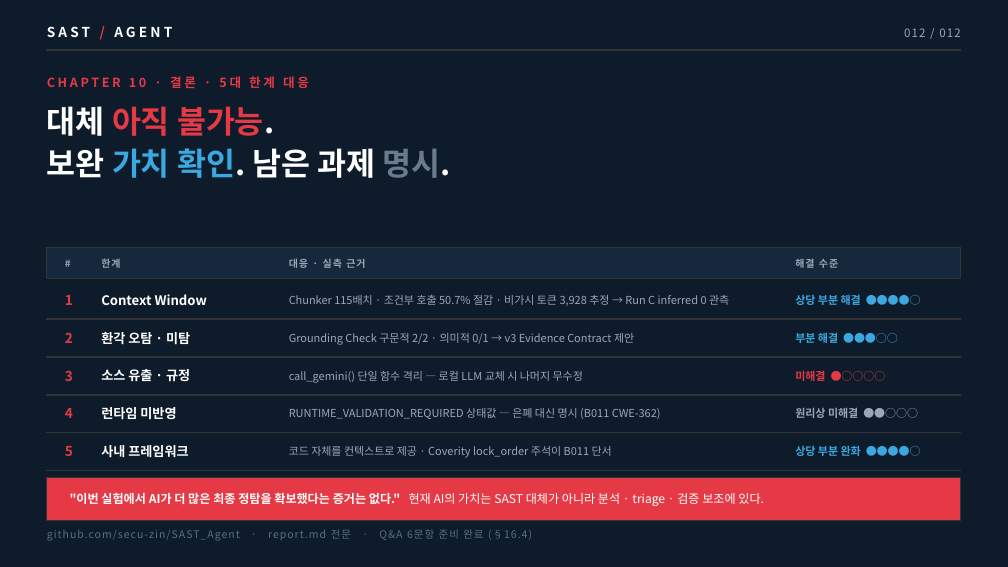
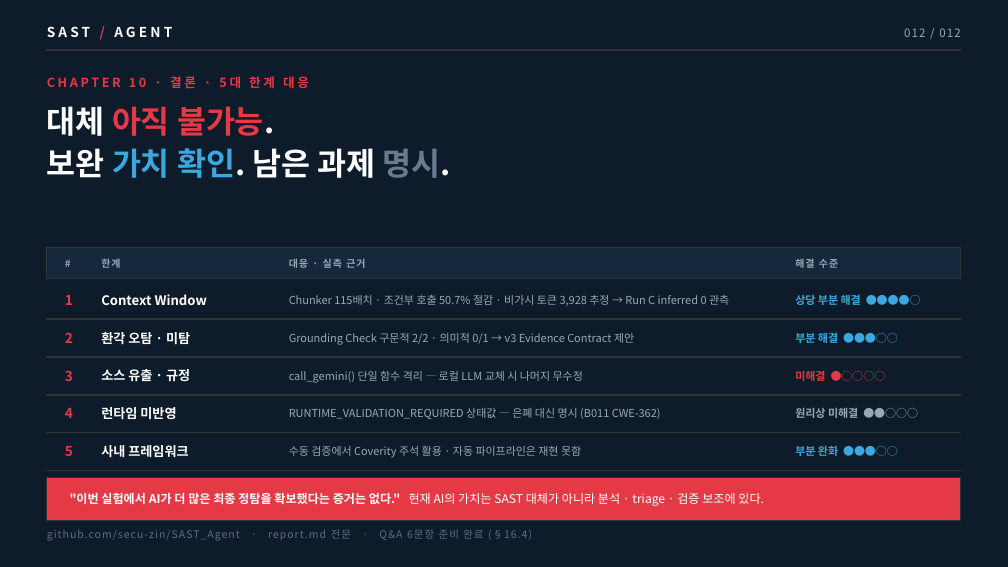
Before and after one commit to secu-zin/SAST_Agent, a slide deck: slide 12 of SAST_Agent_발표.pptx. Drawn at 1008x567 pixels with LibreOffice and Linux fonts; fonts in the diff are those of the drawing. Boxes give left, top, right and bottom in pixels: in the first picture for what was removed or moved away, otherwise in the second. Text is boxed around its words. In the diff, an @@ line names an element or a change of style, - is before the commit and + after.

```diff
--- a/SAST_Agent_발표.pptx
+++ b/SAST_Agent_발표.pptx
@@ text at box(289, 446, 581, 458): text changed @@
-코드 자체를 컨텍스트로 제공 · Coverity lock_order 주석이 B011 단서
+수동 검증에서 Coverity 주석 활용 · 자동 파이프라인은 재현 못함
@@ text at box(795, 446, 838, 456): text changed; bold off @@
-상당 부분 완화 ●●●●○
+부분 완화 ●●●○○
```
Also in this commit, not shown: 5 other slides changed, 2 other files.
